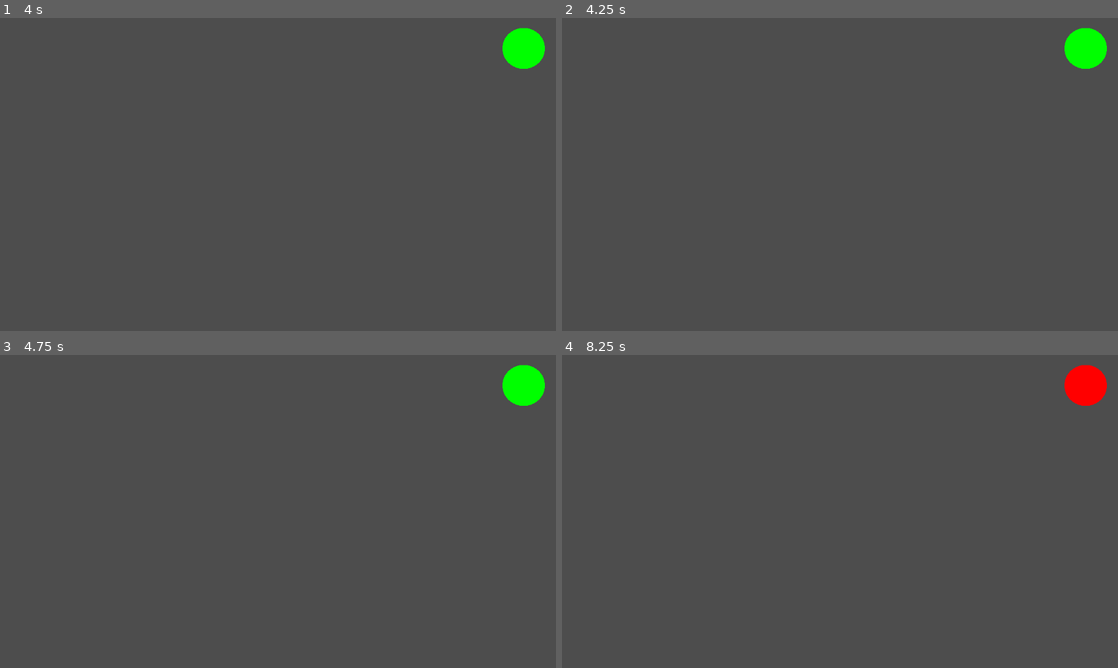
Above: before the commit, frames 1-4 (two rows, left to right).
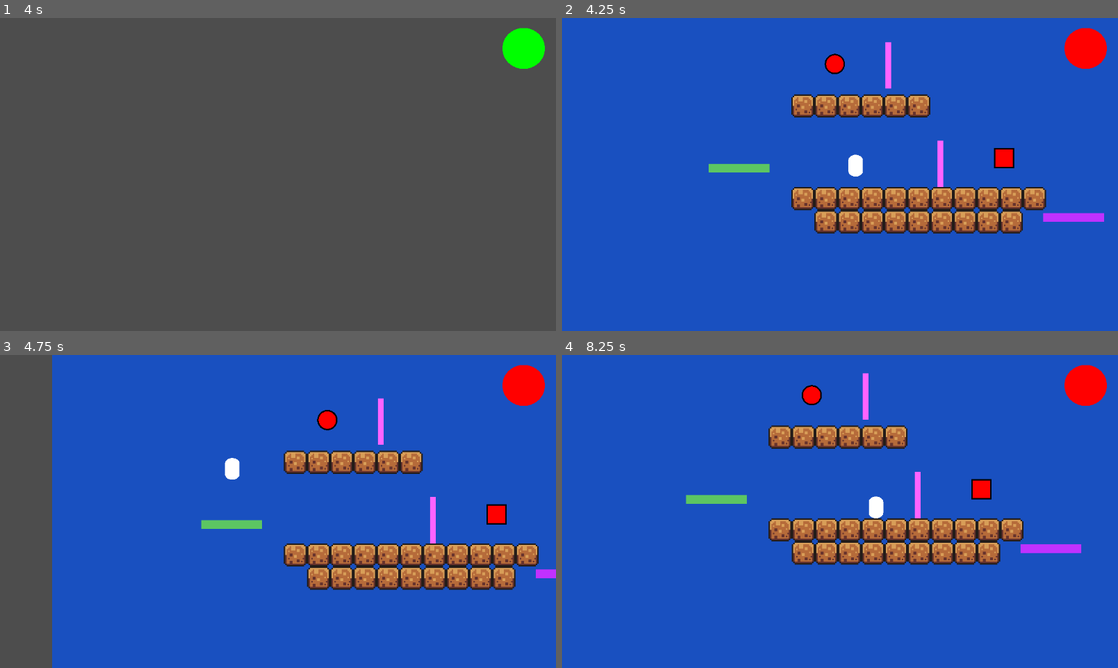
Above: after the commit, the same moments.

Repository: Highlighter56/ReplayMod
Game: Godot game, scene res://scenes/levels/level_base_plate.tscn
Same seed, same stepped clock (60 frames per second), same inputs: the game is played once before the commit and once after it.
Inputs:
- Up to frame 1 (4 s): hold D (move_right) 0.53-2.03 s; tap Space (jump) at 0.6, 0.77, 1.07, 1.52, 1.55, 1.82, 2.3, 3.02, 3.05, 3.32, 3.6, 3.77 s; tap E (interact) at 1.35 s; hold A (move_left) 2.03-2.78 s; tap P (play) at 2.1 s; hold D (move_right) from 2.78 s (still down); tap O (record) at 2.85 s; tap Enter at 3.5 s
- Up to frame 2 (4.25 s): keep holding D (move_right); tap Space (jump) at 4.07 s; tap R (reset, bound only after the commit) at 4.15 s
- Up to frame 3 (4.75 s): release D (move_right) at 4.28 s; hold A (move_left) from 4.28 s (still down); tap E (interact) at 4.35 s; tap Space (jump) at 4.52, 4.55 s
- Up to frame 4 (8.25 s): tap Space (jump) at 4.82, 5.3, 6.02, 6.05, 6.32, 6.6, 6.77, 7.07, 7.52, 7.55, 7.82 s; release A (move_left) at 5.03 s; hold D (move_right) 5.03-5.78 s; tap P (play) at 5.1, 8.1 s; hold A (move_left) 5.78-7.28 s; tap O (record) at 5.85 s; tap R (reset, bound only after the commit) at 6.5, 8 s; hold D (move_right) from 7.28 s (still down); tap E (interact) at 7.35 s

Frame 1 is identical in both runs. In frame 2, 100% of the frame differs, in the area x 0-100%, y 0-100%; in frame 3, 91%; in frame 4, 99%.

Commit message:
Press r to reload the current scene

Diff:
--- a/project.godot
+++ b/project.godot
@@ -54,6 +54,11 @@
 "events": [Object(InputEventKey,"resource_local_to_scene":false,"resource_name":"","device":-1,"window_id":0,"alt_press …(192 unchanged characters)…
 ]
 }
+reset={
+"deadzone": 0.5,
+"events": [Object(InputEventKey,"resource_local_to_scene":false,"resource_name":"","device":-1,"window_id":0,"alt_pressed":false,"shift_pressed":false,"ctrl_pressed":false,"meta_pressed":false,"pressed":false,"keycode":0,"physical_keycode":82,"key_label":0,"unicode":114,"location":0,"echo":false,"script":null)
+]
+}
 
 [rendering]
 
--- a/scripts/game_manager.gd
+++ b/scripts/game_manager.gd
@@ -17,11 +17,11 @@
 	pass
 
 func _process(delta: float) -> void:
+# Updates Timer
 	timer = timer + delta
 
-	#if Input.is_action_just_pressed("jump"):
-		#print(Input.is_action_pressed("move_left"))
-		#print(Input.is_action_pressed("move_right"))
+	if Input.is_action_just_pressed("reset"):
+		get_tree().reload_current_scene()
 
 
 # From here, a signal will be emitted to all switches. If the specified
